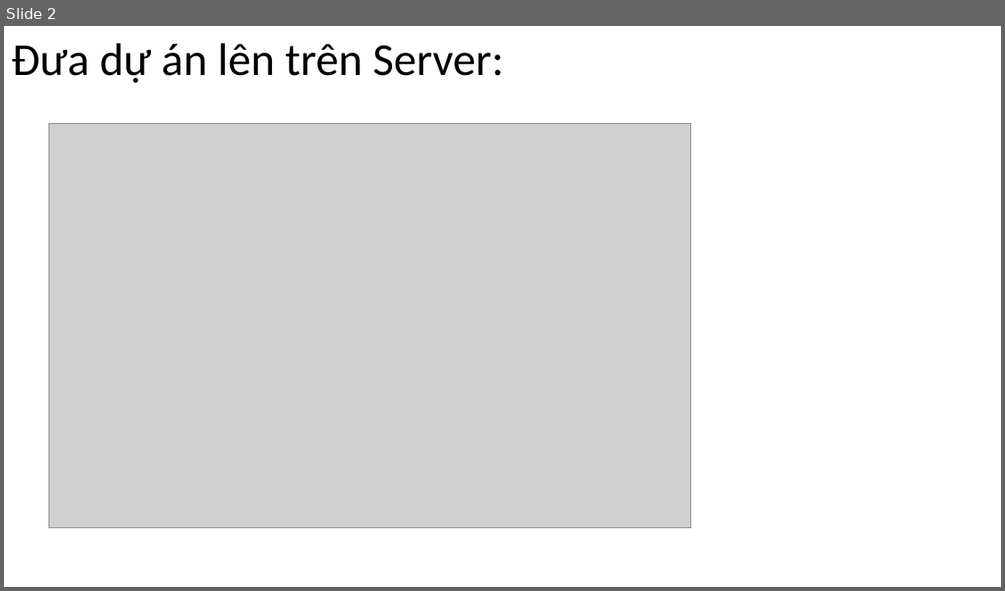
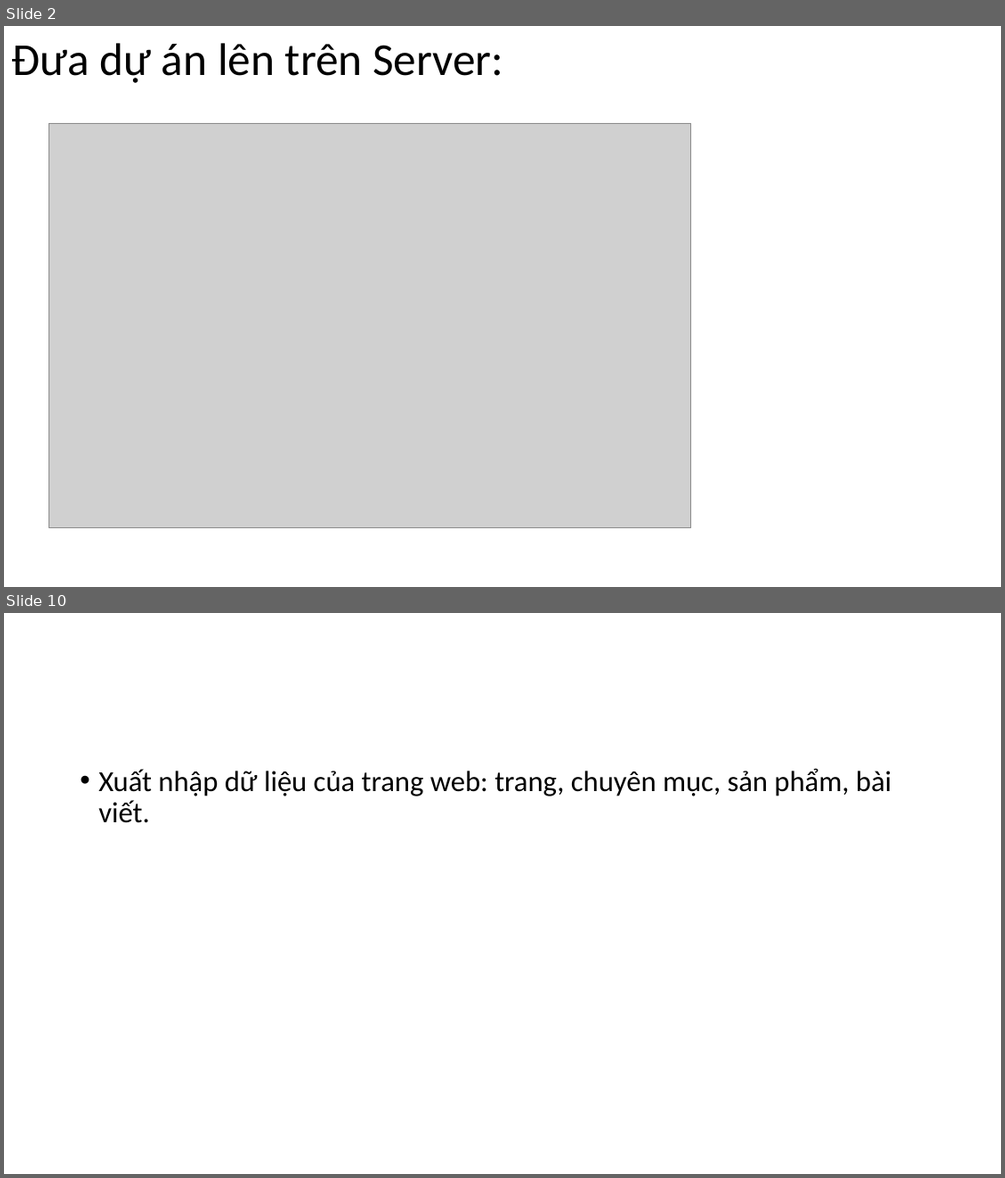
Before and after one commit to DangVanDoan05/WordPress, a slide deck: Import&ExPort DataBasePHP.pptx. Shown one above the other, each under a label of ours: slide 2 before the commit, slides 2 and 10 after it; the slides between them are not shown. The pictures are 1005x591 and 1005x1178 pixels, drawn with LibreOffice and Linux fonts; fonts in the diff are those of the drawing; grey boxes stand for pictures. Boxes give left, top, right and bottom in pixels: in the first picture for what was removed or moved away, otherwise in the second. Text is boxed around its words. In the diff, an @@ line names an element or a change of style, - is before the commit and + after.

```diff
--- a/Import&ExPort DataBasePHP.pptx
+++ b/Import&ExPort DataBasePHP.pptx
@@ slide 10 added at <box>4,613,1001,1174</box>, background #FFFFFF @@
@@ text added at <box>98,768,891,823</box>, 28 pt, text #000000 @@
+• Xuất nhập dữ liệu của trang web: trang, chuyên mục, sản phẩm, bài viết.
```
Also in this commit, not shown: 1 slide changed, 7 other slides added, 1 slide removed, 4 other files.
